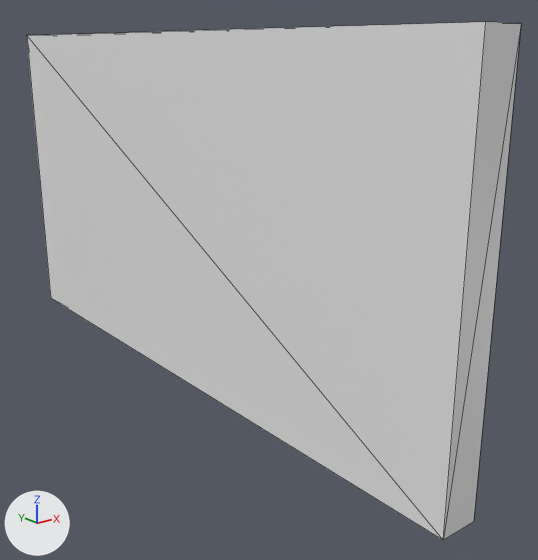
The glTF model assets/parts/stock/apex_v8/apex_v8_door_left.glb, before and after one commit.
Both versions are drawn from a 50 mm lens placed at (-0.722, -0.474, 0.277), pointed at (0.033, 0.471, -0.101). The lights are fixed; the arrows at lower left show +X, +Y and +Z. The first picture is the older version. Mesh edges are drawn as thin lines. Materials are left out; every surface is plain grey. Vertices at exactly the same position are counted once.

The scene before the commit, as lines of its bpy script (objects in view):
```python
me_panel_door_left = bpy.data.meshes.new('panel_door_left')
me_panel_door_left.from_pydata(...)  # a box spanning x -0.07..-0.01, y 0.0..1.18, z -0.3..0.3
me_panel_door_left.materials.append(mat_paint)
ob_apex_v8_door_left = bpy.data.objects.new('apex_v8_door_left', me_panel_door_left)
ob_apex_v8_door_left.location = (0.0, 0.0, 0.0)
```
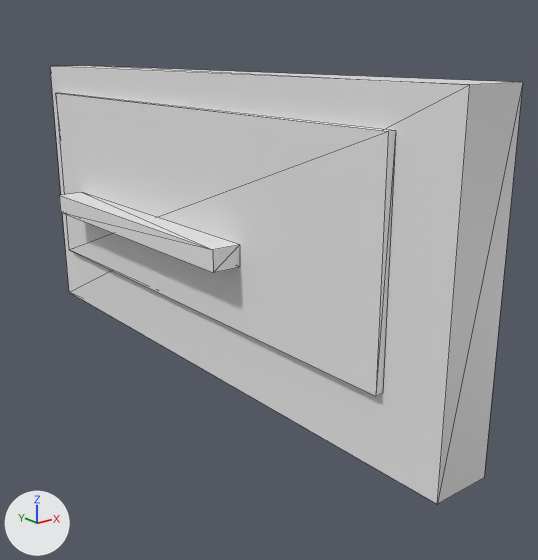
Diff of the bpy script that builds the scene:
```diff
--- a/assets/parts/stock/apex_v8/apex_v8_door_left.glb.py
+++ b/assets/parts/stock/apex_v8/apex_v8_door_left.glb.py
@@ me_panel_door_left @@
 # used by ob_apex_v8_door_left; location = (0.0, 0.0, 0.0)
-me_panel_door_left.from_pydata(...)  # 8 vertices, 12 faces; spans x -0.07..-0.01, y 0.0..1.18, z -0.3..0.3
+me_panel_door_left.from_pydata(...)  # 32 vertices, 48 faces; spans x -0.146..0.016, y 0.0..1.028, z -0.241..0.241
+# me_panel_door_left part 1: the whole mesh is rebuilt
```

What differs and where, as boxes [x1, y1, x2, y2] in the pictures (538 x 560 px):
'apex_v8_door_left', reshaped (15% shorter): before [27, 22, 521, 540]; after [50, 66, 523, 504]
